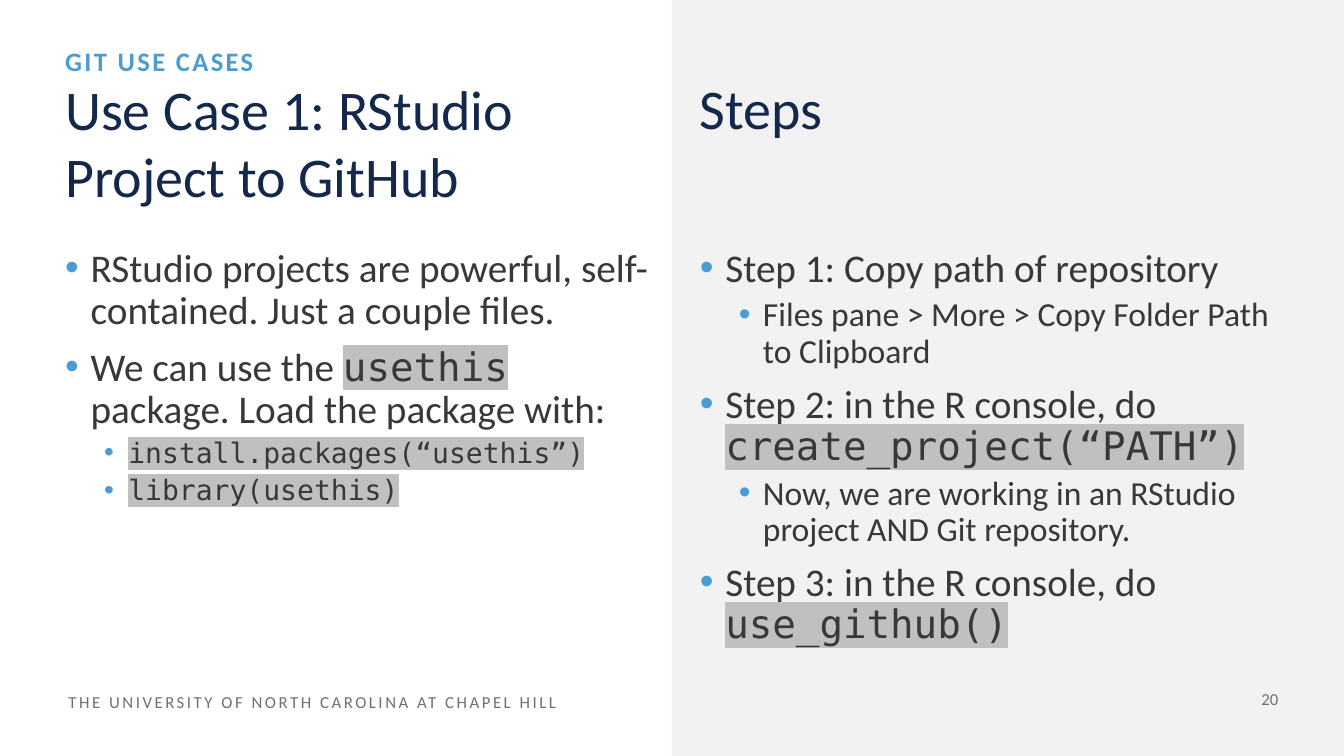
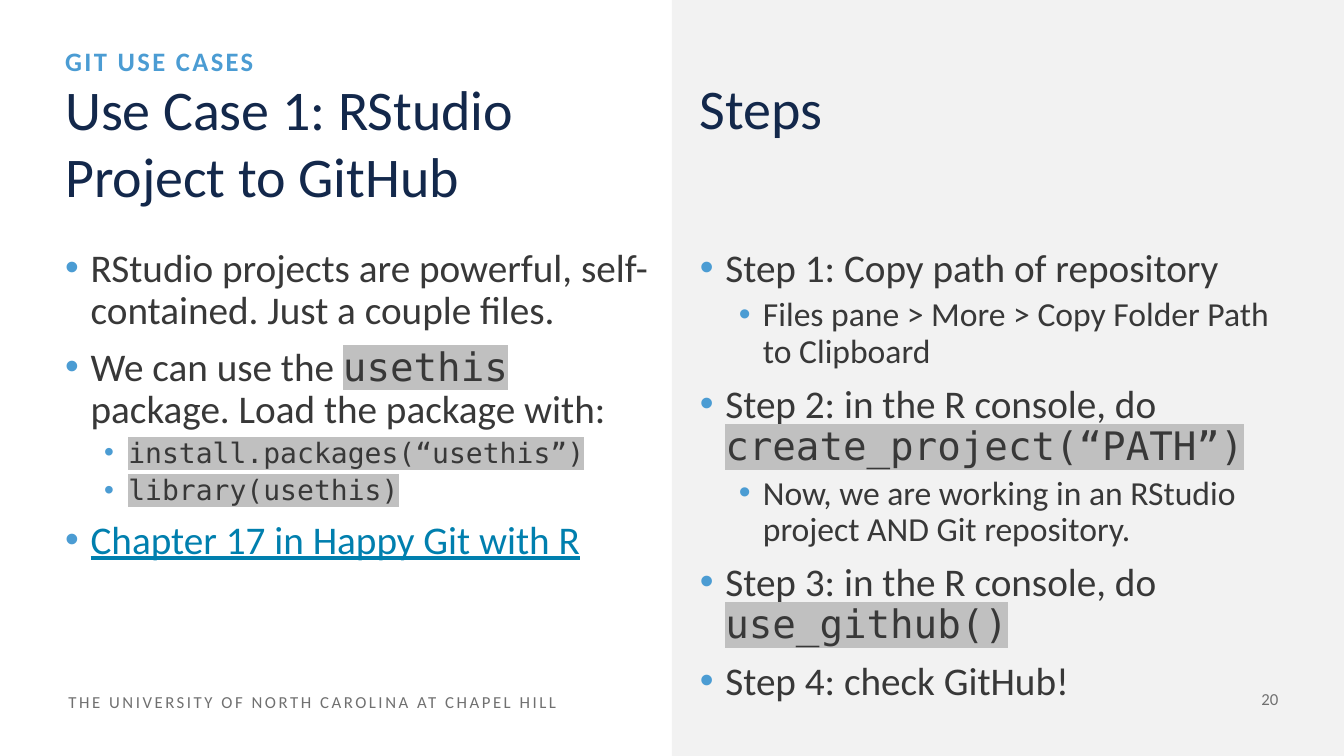
Before and after one commit to heatherhenderson/GitHub-for-Epidemiologists, a slide deck: slide 20 of GitHub for Epidemiologists.pptx. Drawn at 1344x756 pixels with LibreOffice and Linux fonts; fonts in the diff are those of the drawing. Boxes give left, top, right and bottom in pixels: in the first picture for what was removed or moved away, otherwise in the second. Text is boxed around its words. In the diff, an @@ line names an element or a change of style, - is before the commit and + after.

```diff
--- a/GitHub for Epidemiologists.pptx
+++ b/GitHub for Epidemiologists.pptx
@@ text at (91,526,580,561): paragraph added @@
+• Chapter 17 in Happy Git with R
@@ text at (725,667,1069,702): paragraph added @@
+• Step 4: check GitHub!
```
Also in this commit, not shown: 1 other slide changed, 1 slide added.
